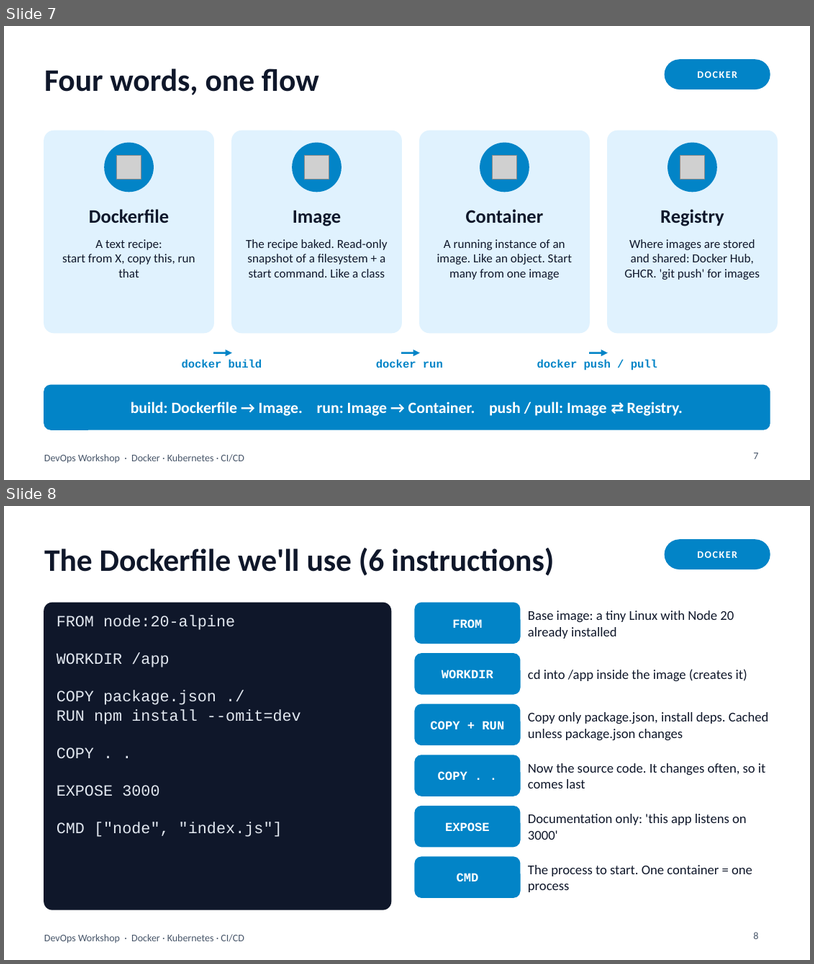
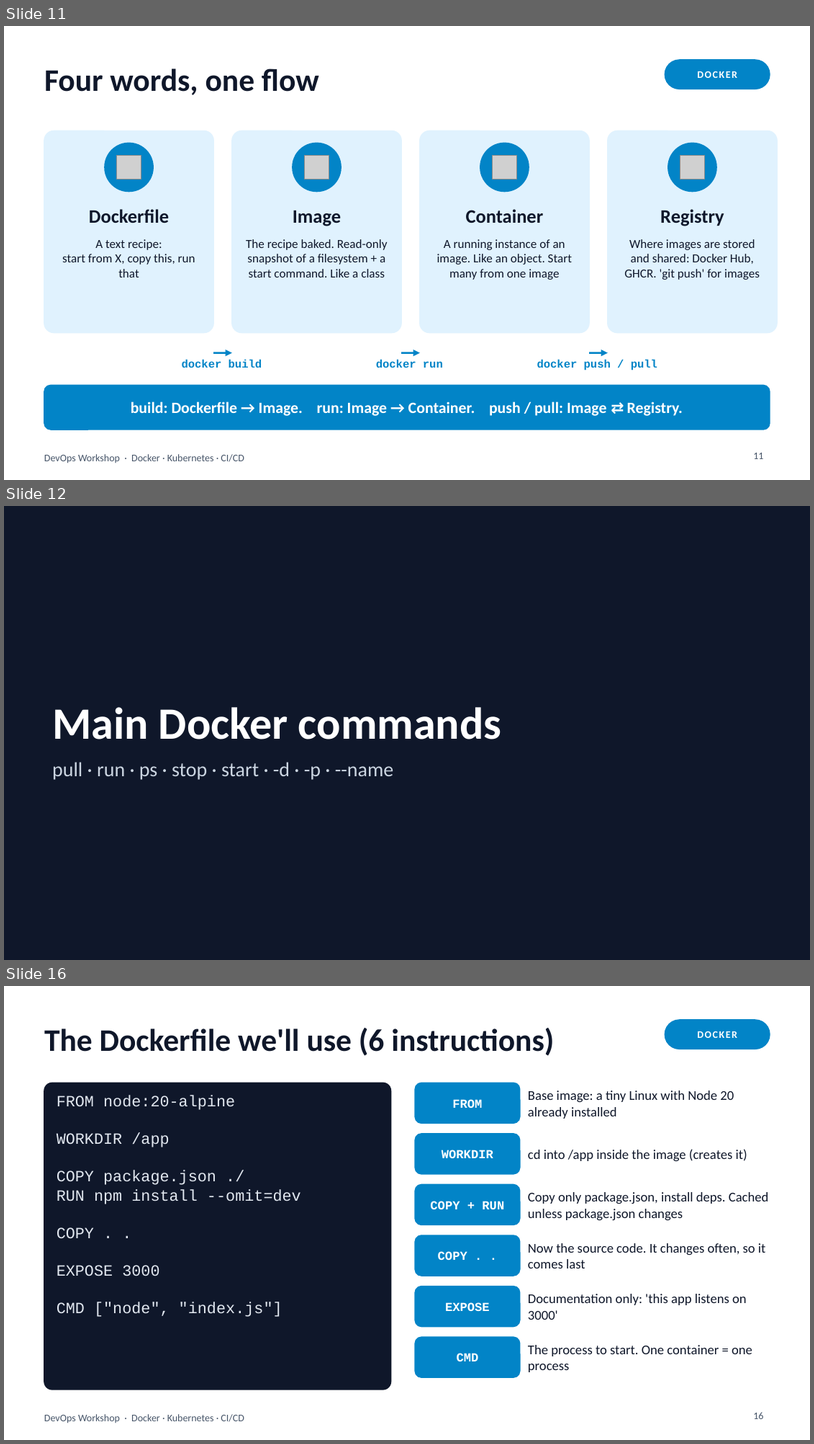
Before and after one commit to Atomiicradius/devops-session-10-26, a slide deck: slides/devops-workshop.pptx. Shown one above the other, each under a label of ours: slides 7 and 8 before the commit, slides 11, 12 and 16 after it; the slides between them are not shown. The pictures are 814x964 and 814x1444 pixels, drawn with LibreOffice and Linux fonts; fonts in the diff are those of the drawing; grey boxes stand for pictures. Boxes give left, top, right and bottom in pixels: in the first picture for what was removed or moved away, otherwise in the second. Text is boxed around its words. In the diff, an @@ line names an element or a change of style, - is before the commit and + after.

```diff
--- a/slides/devops-workshop.pptx
+++ b/slides/devops-workshop.pptx
@@ slide 12 added at <box>4,506,810,960</box>, background #0F172A @@
@@ title added at <box>52,707,502,739</box>, 40 pt, text #FFFFFF, bold @@
+Main Docker commands
@@ text added at <box>52,762,394,780</box>, 18 pt, text #CBD5E1 @@
+pull · run · ps · stop · start · -d · -p · --name
@@ what was slide 7 is now slide 11 @@
@@ page number at <box>754,452,764,459</box>: text changed @@
-7
+11
@@ what was slide 8 is now slide 16 @@
@@ page number at <box>754,1412,764,1419</box>: text changed @@
-8
+16
```
Also in this commit, not shown: 7 slides changed, 8 other slides added, 1 slide removed, 2 other files.
